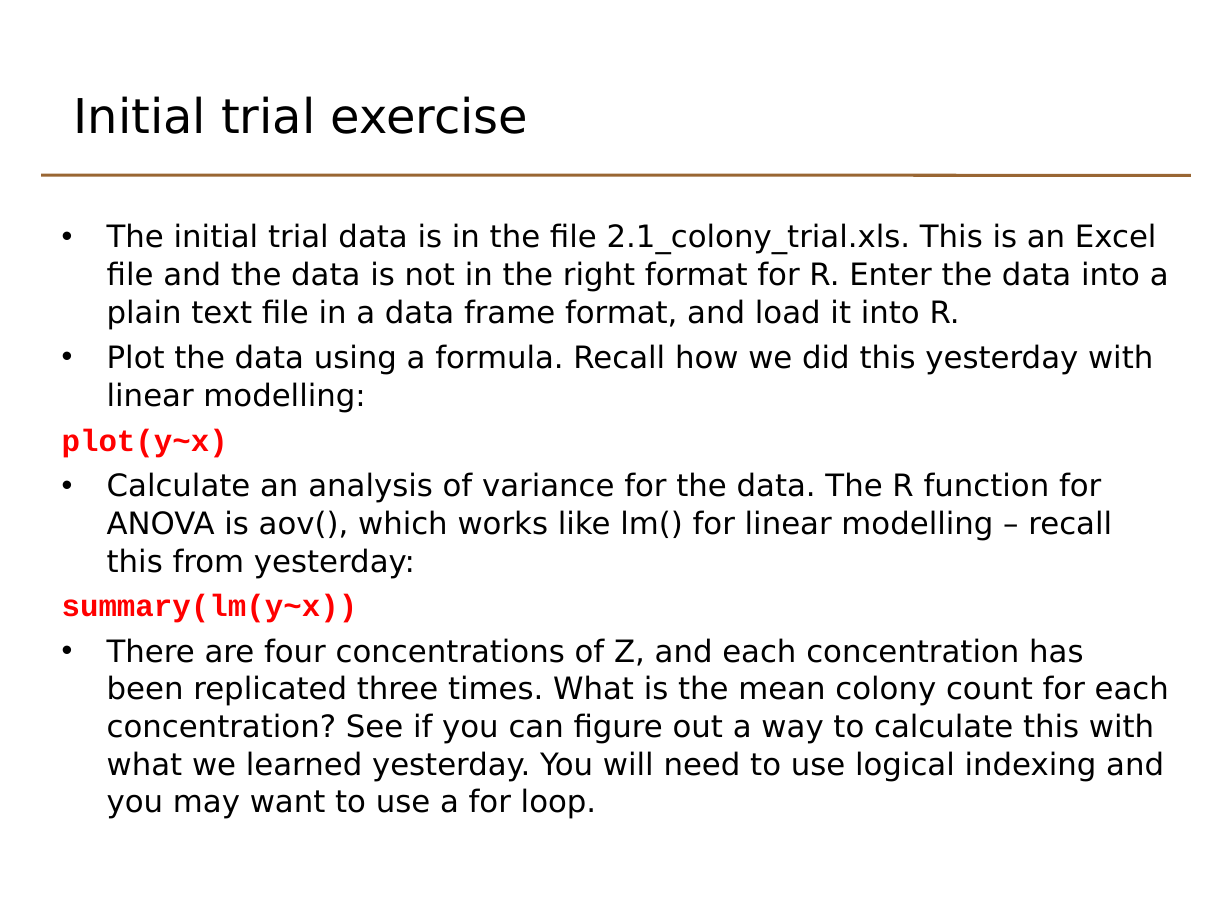
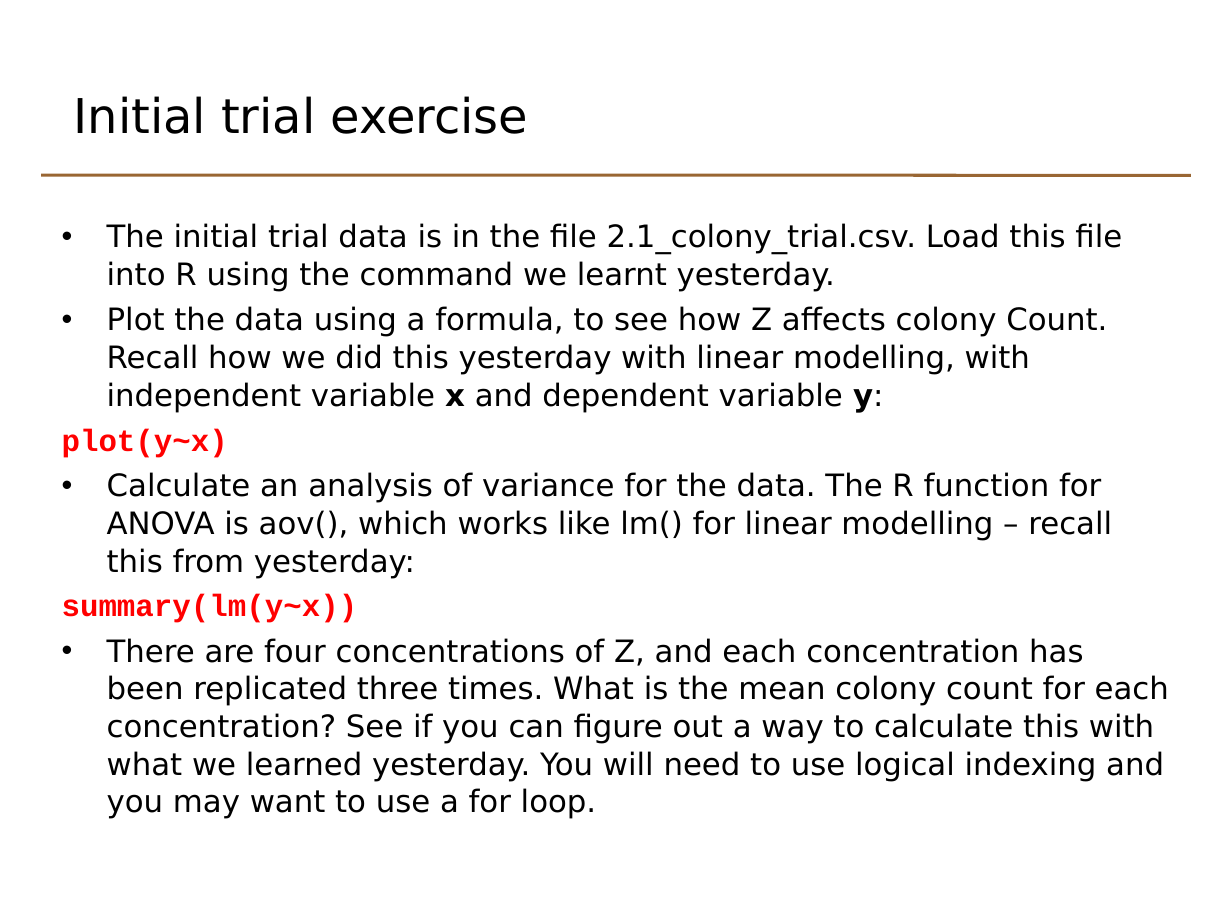
Before and after one commit to johnomics/basicr, a slide deck: slide 7 of Basic_R_Day_2_slides.odp. Drawn at 1232x924 pixels with LibreOffice and Linux fonts; fonts in the diff are those of the drawing. Boxes give left, top, right and bottom in pixels: in the first picture for what was removed or moved away, otherwise in the second. Text is boxed around its words. In the diff, an @@ line names an element or a change of style, - is before the commit and + after.

Commit message:
Edits following run of course 28/29 April
Colony section:
- remove XLS file example
- Use attach and detach instead of data argument
- Remove third part with multiple data files

Bugfixes:
- remove website links
- List slide: Change 'a' to 'one.to.ten' (hangover from old a,b,c variable names)
- Checking input and reporting errors - remove duplication of 'concise' sqXplusX error checking example
- Removed temperature conversion application exercise
- Change all =T and =F to =TRUE and =FALSE

```diff
--- a/Basic_R_Day_2_slides.odp
+++ b/Basic_R_Day_2_slides.odp
@@ text at <box>107,223,1122,413</box>: text changed @@
-• The initial trial data is in the file 2.1_colony_trial.xls. This is an Excel file and the data is not in the right format for R. Enter the data into a plain text file in a data frame format, and load it into R.
-• Plot the data using a formula. Recall how we did this yesterday with linear modelling:
+• The initial trial data is in the file 2.1_colony_trial.csv. Load this file into R using the command we learnt yesterday.
+• Plot the data using a formula, to see how Z affects colony Count. Recall how we did this yesterday with linear modelling, with independent variable x and dependent variable y:
```
Also in this commit, not shown: 22 other slides changed, 1 slide added, 11 slides removed, 15 other files.
